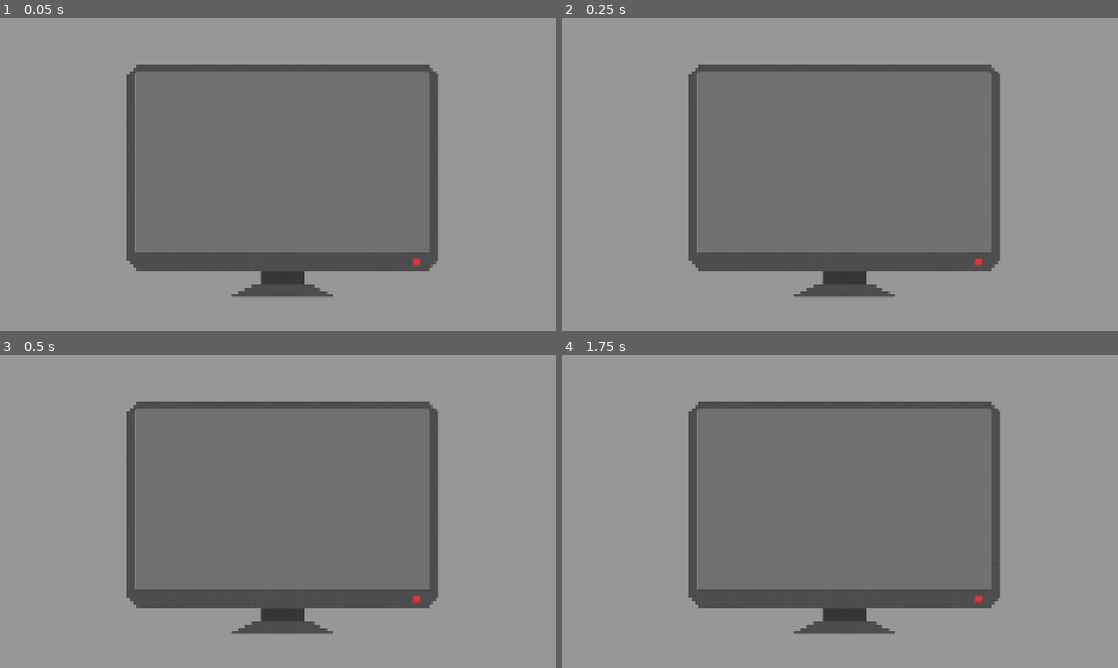
Above: before the commit, frames 1-4 (two rows, left to right).
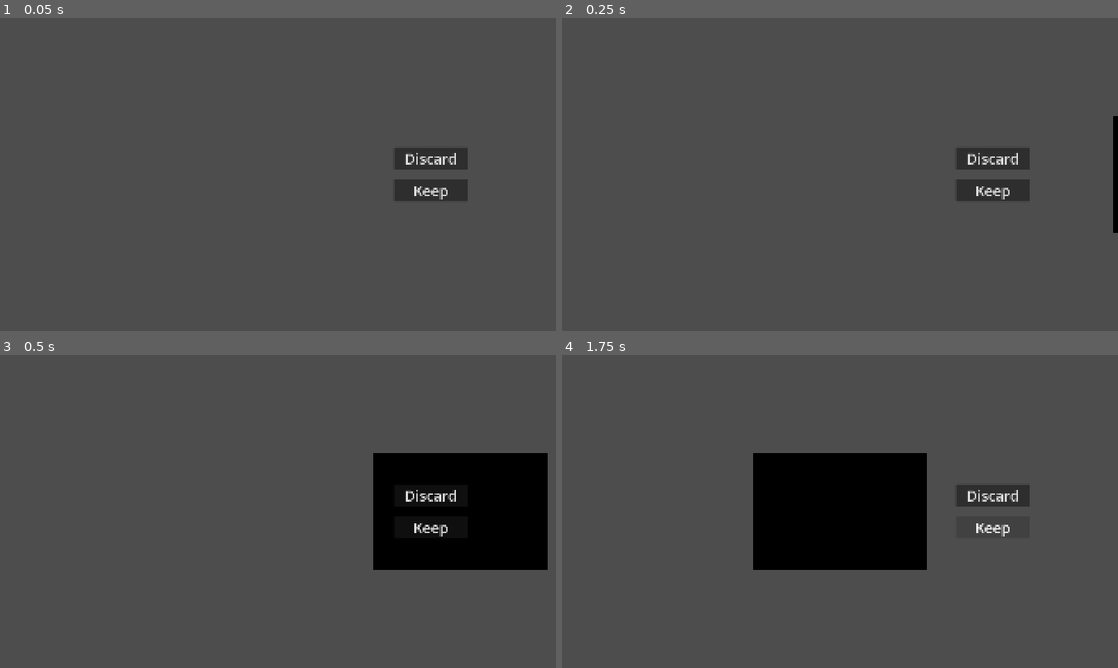
Above: after the commit, the same moments.

Repository: k3mystra/needy-college-student
Game: Godot game, scene res://memory_pick_minigame/memory_pick.tscn
The game is run twice, just before and just after one commit, with the same random seed, the same clock (stepped at 60 frames per second) and the same inputs. Before the commit the project starts from res://ProgrammingMiniGame/mini_game_manager.tscn.
Inputs (mouse positions are in pixels of both pictures, inside the frame that each line leads up to):
- Up to frame 1 (0.05 s): no input
- Up to frame 2 (0.25 s): no input
- Up to frame 3 (0.5 s): no input
- Up to frame 4 (1.75 s): click (995, 495) at 0.5 s, where only the run after the commit has a clickable "Discard"; click (995, 527) at 1.25 s, where only the run after the commit has a clickable "Keep"

The runs differ from the first frame. In frame 1, 93% of the frame differs, in the area x 0-100%, y 0-100%; in frame 2, 93%; in frame 3, 94%; in frame 4, 93%.

Commit message:
fix: Reposition memory entrance

Diff:
--- a/memory_pick_minigame/memory_pick.tscn
+++ b/memory_pick_minigame/memory_pick.tscn
@@ -17,14 +17,14 @@
 [node name="UI" type="CanvasLayer" parent="." unique_id=1666907676]
 
 [node name="VBoxContainer" type="VBoxContainer" parent="UI" unique_id=1477059061]
-offset_left = 896.0
-offset_right = 1024.0
-offset_bottom = 648.0
+offset_left = 1360.0
+offset_right = 1616.0
+offset_bottom = 1080.0
 alignment = 1
 
 [node name="DiscardBtn" type="Button" parent="UI/VBoxContainer" unique_id=570542455]
 layout_mode = 2
-theme_override_font_sizes/font_size = 30
+theme_override_font_sizes/font_size = 50
 text = "Discard"
 metadata/_edit_use_anchors_ = true
 
@@ -34,7 +34,7 @@
 
 [node name="KeepBtn" type="Button" parent="UI/VBoxContainer/MarginContainer" unique_id=1474327106]
 layout_mode = 2
-theme_override_font_sizes/font_size = 30
+theme_override_font_sizes/font_size = 50
 text = "Keep"
 
 [connection signal="pressed" from="UI/VBoxContainer/DiscardBtn" to="." method="_on_discard_btn_pressed"]
--- a/project.godot
+++ b/project.godot
@@ -11,7 +11,7 @@
 [application]
 
 config/name="Kind"
-run/main_scene="uid://ooqmm5rd26wm"
+run/main_scene="uid://dxtneicd1ti3h"
 config/features=PackedStringArray("4.6", "GL Compatibility")
 config/icon="res://icon.svg"
 
